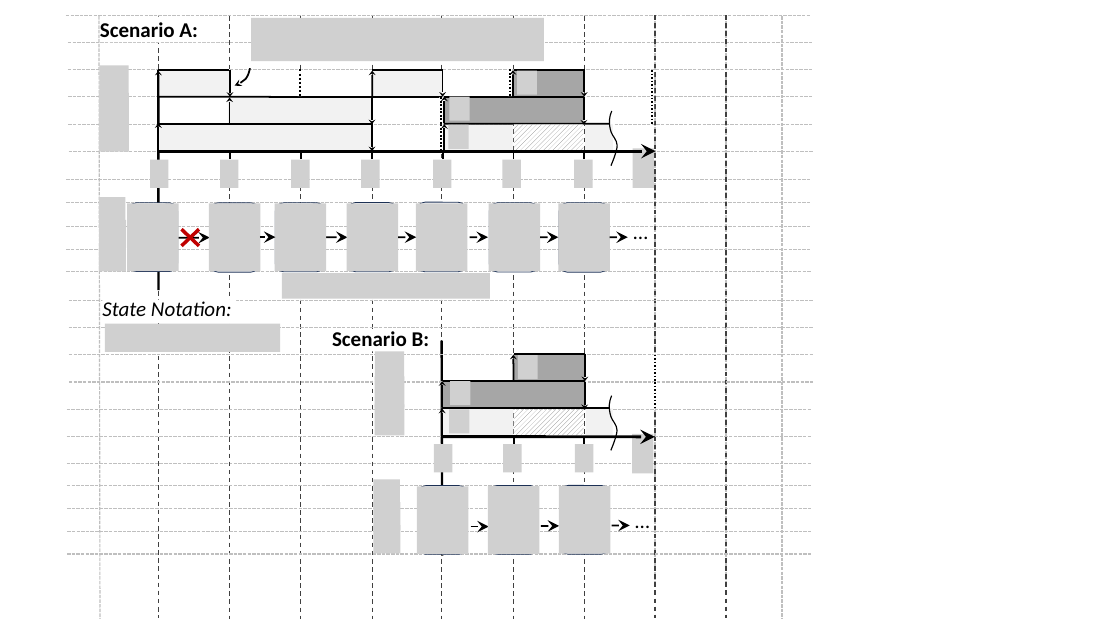
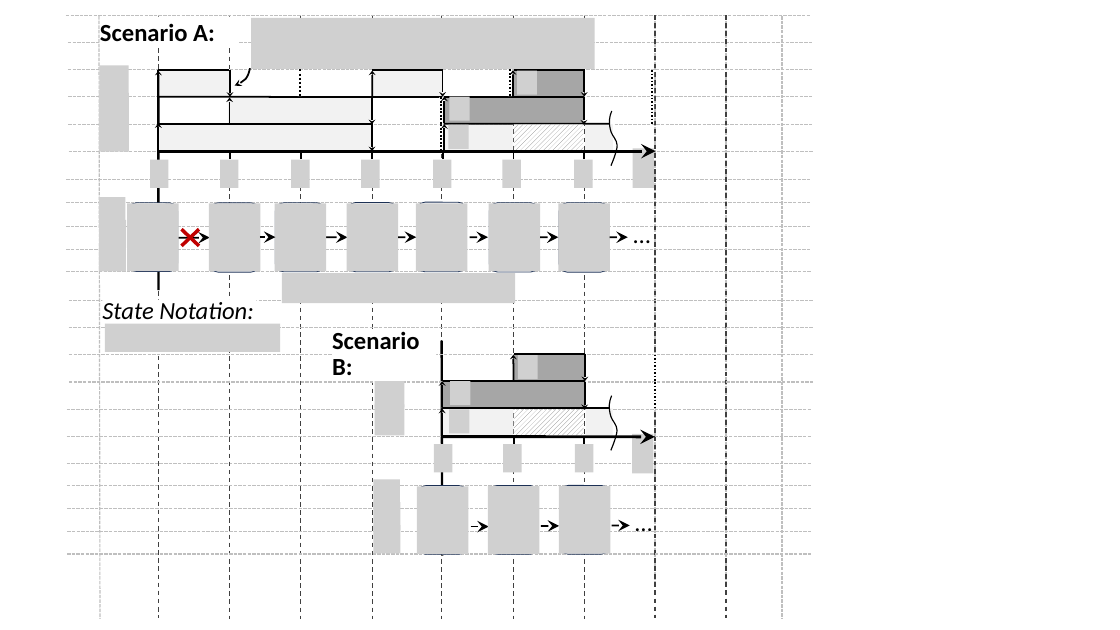
Before and after one commit to Spectre113/stm32-real-time-scheduling, a slide deck: slide 3 of implementation/docs/presentation/system_model_figs.pptx. Drawn at 1120x630 pixels with LibreOffice and Linux fonts; fonts in the diff are those of the drawing; grey boxes stand for pictures. Boxes give left, top, right and bottom in pixels: in the first picture for what was removed or moved away, otherwise in the second. Text is boxed around its words. In the diff, an @@ line names an element or a change of style, - is before the commit and + after.

```diff
--- a/implementation/docs/presentation/system_model_figs.pptx
+++ b/implementation/docs/presentation/system_model_figs.pptx
@@ picture: place and size @@
-picture at <box>251,18,544,61</box>
+picture at <box>251,18,595,69</box>
@@ picture: place and size @@
-picture at <box>282,273,491,298</box>
+picture at <box>282,273,516,303</box>
@@ rectangle "State Notation:": place and size @@
-rectangle "State Notation:" at <box>103,300,236,322</box>
+rectangle "State Notation:" at <box>103,300,256,326</box>
@@ size 18 to 21.2 pt in 5 elements at <box>103,300,256,326</box>, <box>100,23,215,42</box>, <box>627,503,661,542</box>, <box>625,214,660,253</box>, <box>332,330,436,381</box> @@
@@ rectangle "Scenario B:": place and size @@
-rectangle "Scenario B:" at <box>332,331,430,353</box>
+rectangle "Scenario B:" at <box>332,330,436,381</box>
```
Also in this commit, not shown: 8 other slides changed, 22 slides added, 6 slides removed, 5 other files.
